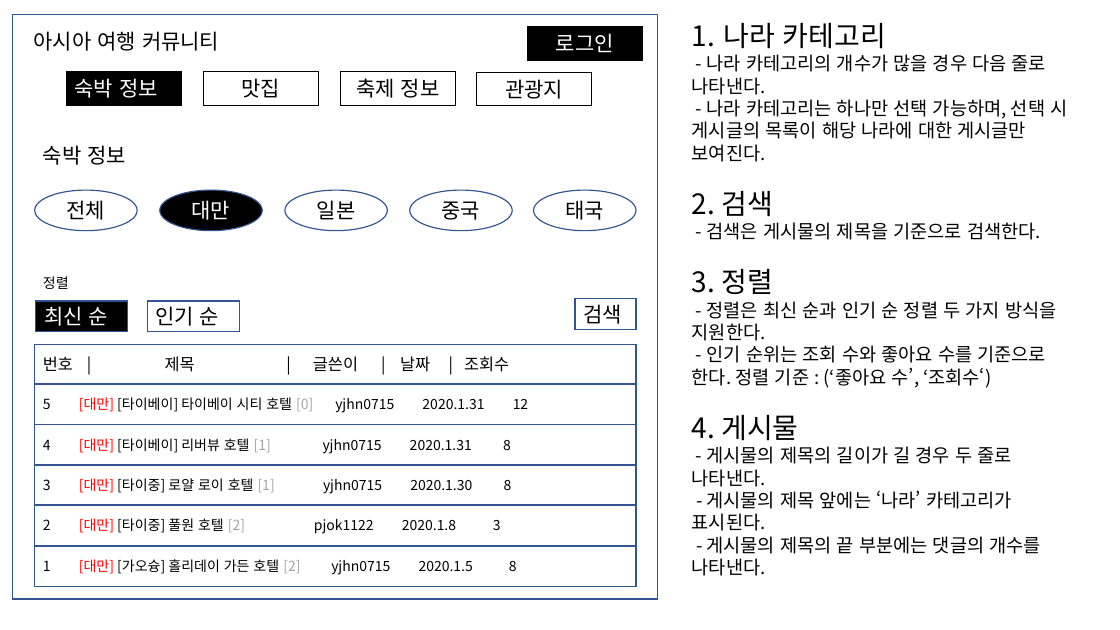
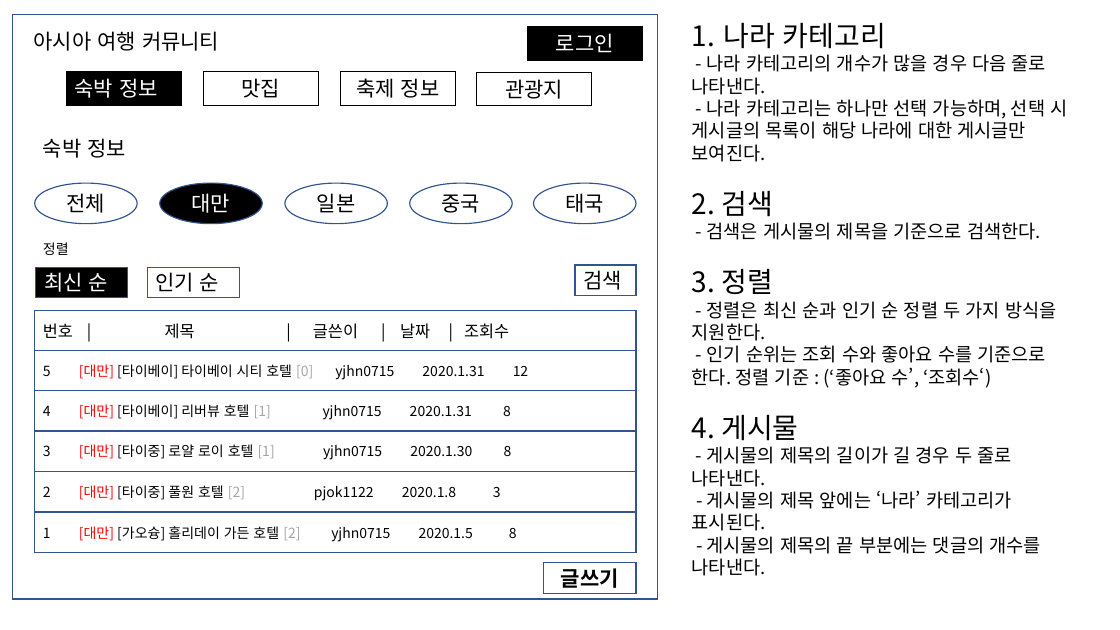
Before and after one commit to pjok1122/travel-community, a slide deck: slide 3 of 화면 기획서.pptx (slide 1 before the commit). Drawn at 1120x630 pixels with LibreOffice and Linux fonts; fonts in the diff are those of the drawing. Boxes give left, top, right and bottom in pixels: in the first picture for what was removed or moved away, otherwise in the second. Text is boxed around its words. In the diff, an @@ line names an element or a change of style, - is before the commit and + after.

```diff
--- a/화면 기획서.pptx
+++ b/화면 기획서.pptx
@@ 5 ellipses, 1 rectangle: place and size @@
-5 ellipses, 1 rectangle at box(34, 138, 636, 230)
+5 ellipses, 1 rectangle at box(34, 131, 636, 223)
@@ 10 rectangles: place and size @@
-10 rectangles at box(34, 271, 637, 586)
+10 rectangles at box(34, 236, 637, 553)
@@ rectangle added at box(544, 563, 636, 593), outline #325491 1 pt, 18 pt, text #000000, bold @@
+글쓰기
```
Also in this commit, not shown: 3 other slides changed, 4 slides added, 10 other files.
